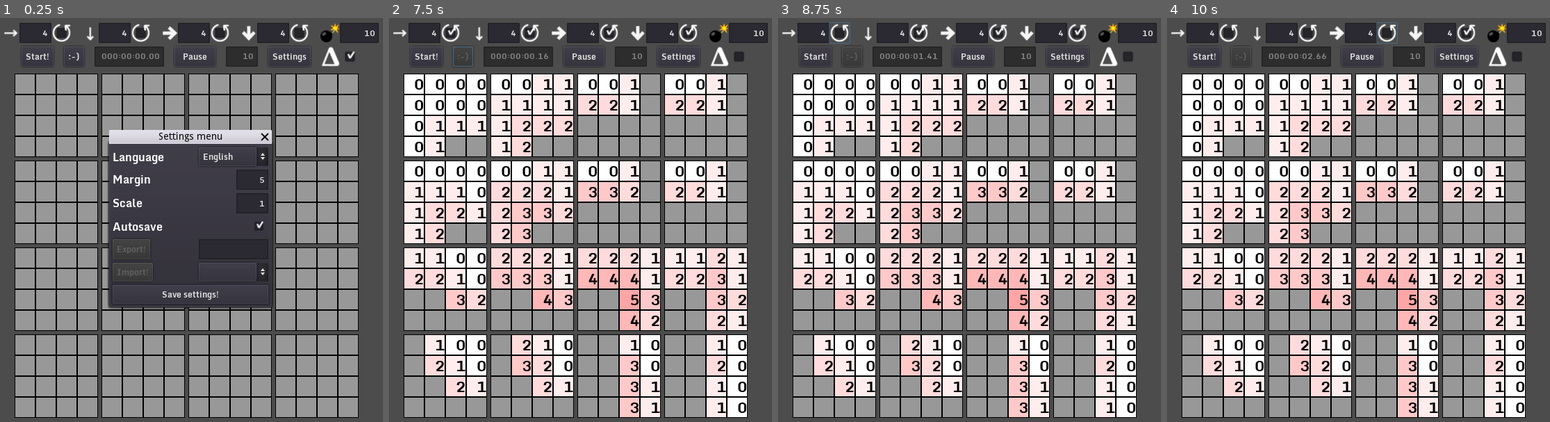
Above: before the commit, frames 1-4 (left to right).
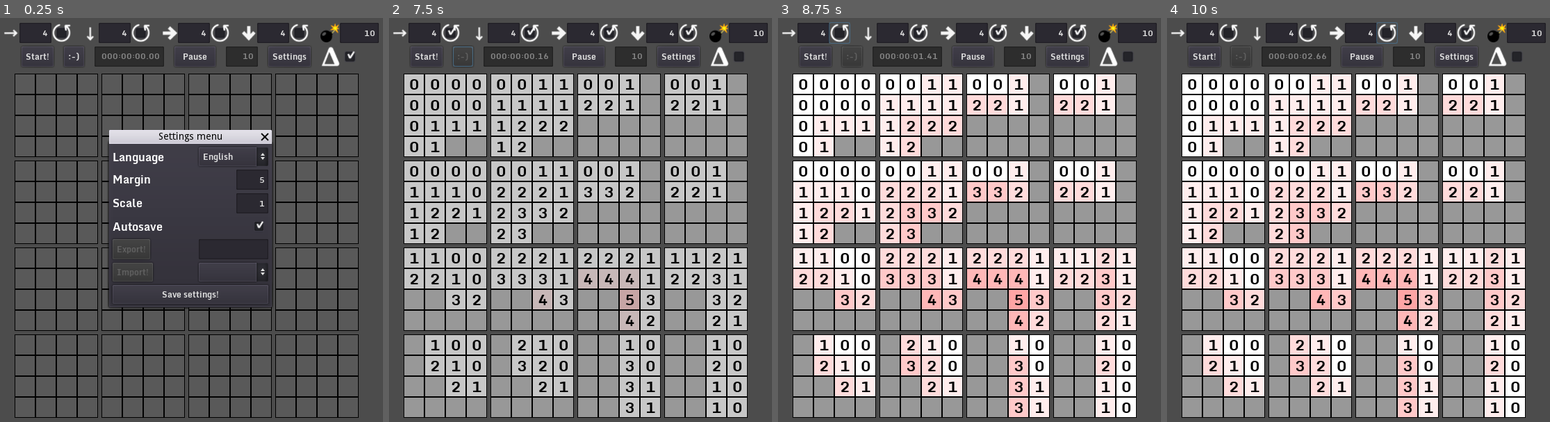
Above: after the commit, the same moments.

Repository: Alzager/4D-Minesweeper-Archived
Game: Godot game, scene res://Main.tscn
Two runs of this game, one before a commit and one after it. Both use one fixed random seed, a clock stepped at 60 frames per second and the inputs below.
Inputs (mouse positions are in pixels of both pictures, inside the frame that each line leads up to):
- Up to frame 1 (0.25 s): no input
- Up to frame 2 (7.5 s): click (622, 248) at 0.52 s; type "12" at 0.6 s; click "Pause" at 1.25 s; click (737, 54) at 2 s; click "Start!" at 2.75 s; click "Start!" at 3.5 s; click (450, 34) at 4.25 s; click (530, 34) at 5 s; click (607, 34) at 5.75 s; click (687, 34) at 6.5 s; click ":-)" at 7.25 s
- Up to frame 3 (8.75 s): click (839, 34) at 8 s
- Up to frame 4 (10 s): click (1308, 34) at 8.75 s; click (1385, 34) at 9.5 s

The runs differ from the first frame. In frame 1, 47% of the frame differs, in the area x 3-94%, y 13-99%; in frame 2, 38%; in frame 3, 8.4%; in frame 4, 8.4%.
Error after the commit: Invalid call. Nonexistent function 'redraw' in base 'Area2D (Block.gd)'. (res://Menu.gd:251)

Commit message:
changed Block animation

Diff:
--- a/source/Block.gd
+++ b/source/Block.gd
@@ -8,6 +8,7 @@
 var _lowlighted = false
 var _delta_number = number
 var _changed = false
+var _color_step_size = 20
 var coordinates = [-1, -1, -1, -1]
 var mine = false
 var state = "covered" # in {"covered", "uncovered", "flagged"}
@@ -24,7 +25,96 @@
 
 func _process(delta):
 	if _changed:
-		redraw()
+		_changed = false
+		var _temp_changed = false
+		var _target_background = Color(0.1, 0.1, 0.1)
+		if _highlighted && $Border.modulate.g < 1:
+			$Border.modulate = Color(0, clamp($Border.modulate.g + _color_step_size * delta, 0, 1), clamp($Border.modulate.b + _color_step_size * delta, 0, 1))
+			_temp_changed = _temp_changed || $Border.modulate.g < 1
+		elif ! _highlighted && $Border.modulate.g > 0:
+			$Border.modulate = Color(0, clamp($Border.modulate.g - _color_step_size * delta, 0, 1), clamp($Border.modulate.b - _color_step_size * delta, 0, 1))
+			_temp_changed = _temp_changed || $Border.modulate.g > 0
+		if global.delta:
+			$Number.text = str(_delta_number)
+		else:
+			$Number.text = str(number)
+		if int($Number.text) < -9:
+			$Number.get_font("font").size = 15 * global.scale
+		else:
+			$Number.get_font("font").size = 21 * global.scale
+		$Number.rect_size = Vector2(0, 0)
+		$Number.rect_position = $Border.rect_size / 2 - $Number.rect_size / 2
+		if global.paused && ! global.finished:
+			$Number.visible = false
+			$Sprite.visible = false
+		else:
+			if state == "covered":
+				if global.finished:
+					if mine:
+						$Number.visible = false
+						$Sprite.visible = true
+						$Sprite.set_texture(_flag_texture)
+						$Sprite.set_texture(_mine_texture)
+						_target_background = Color(0.5, 0.5, 0.5)
+					else:
+						$Number.visible = true
+						$Sprite.visible = false
+						if int($Number.text) >= 0:
+							_target_background = Color(0.5, 0.5 - int($Number.text) * 0.07, 0.5 - int($Number.text) * 0.07)
+						else:
+							_target_background = Color(0.5, 0, 0)
+				else:
+					$Number.visible = false
+					$Sprite.visible = false
+					if _lowlighted:
+						_target_background = Color(0.2, 0.2, 0.2)
+					else:
+						_target_background = Color(0.6, 0.6, 0.6)
+			elif state == "uncovered":
+				if mine:
+					$Number.visible = false
+					$Sprite.visible = true
+					$Sprite.set_texture(_flag_texture)
+					$Sprite.set_texture(_mine_texture)
+					_target_background = Color(1, 0, 0)
+				else:
+					$Number.visible = true
+					$Sprite.visible = false
+					if int($Number.text) >= 0:
+						_target_background = Color(1, 1 - int($Number.text) * 0.07, 1 - int($Number.text) * 0.07)
+					else:
+						_target_background = Color(1, 0, 0)
+			elif state == "flagged":
+				$Number.visible = false
+				$Sprite.visible = true
+				$Sprite.set_texture(_mine_texture)
+				$Sprite.set_texture(_flag_texture)
+				if global.finished:
+					if mine:
+						_target_background = Color(0, 1, 0)
+					else:
+						_target_background = Color(1, 0, 0)
+				else:
+					_target_background = Color(1, 1, 1)
+		if $Background.modulate.r > _target_background.r:
+			$Background.modulate.r = clamp($Background.modulate.r - delta, _target_background.r, 1)
+			_temp_changed = _temp_changed || ! $Background.modulate.r == _target_background.r
+		elif $Background.modulate.r < _target_background.r:
+			$Background.modulate.r = clamp($Background.modulate.r + delta, 0, _target_background.r)
+			_temp_changed = _temp_changed || ! $Background.modulate.r == _target_background.r
+		if $Background.modulate.g > _target_background.g:
+			$Background.modulate.g = clamp($Background.modulate.g - delta, _target_background.g, 1)
+			_temp_changed = _temp_changed || ! $Background.modulate.g == _target_background.g
+		elif $Background.modulate.g < _target_background.g:
+			$Background.modulate.g = clamp($Background.modulate.g + delta, 0, _target_background.g)
+			_temp_changed = _temp_changed || ! $Background.modulate.g == _target_background.g
+		if $Background.modulate.b > _target_background.b:
+			$Background.modulate.b = clamp($Background.modulate.b - delta, _target_background.b, 1)
+			_temp_changed = _temp_changed || ! $Background.modulate.b == _target_background.b
+		elif $Background.modulate.b < _target_background.b:
+			$Background.modulate.b = clamp($Background.modulate.b + delta, 0, _target_background.b)
+			_temp_changed = _temp_changed || ! $Background.modulate.b == _target_background.b
+		_changed = _changed || _temp_changed
 
 func resize():
 	var block_size = int(30 * global.scale)
@@ -53,78 +143,6 @@
 	_delta_number = number
 	_changed = true
 
-func redraw():
-	_changed = false
-	if _highlighted:
-		_style_border.set_bg_color(Color(0, 1, 1))
-	else:
-		_style_border.set_bg_color(Color(0, 0, 0))
-	if global.delta:
-		$Number.text = str(_delta_number)
-	else:
-		$Number.text = str(number)
-	if int($Number.text) < -9:
-		$Number.get_font("font").size = 15 * global.scale
-	else:
-		$Number.get_font("font").size = 21 * global.scale
-	$Number.rect_size = Vector2(0, 0)
-	$Number.rect_position = $Border.rect_size / 2 - $Number.rect_size / 2
-	if global.paused && ! global.finished:
-		$Number.visible = false
-		$Sprite.visible = false
-		_style_background.set_bg_color(Color(0.1, 0.1, 0.1))
-	else:
-		if state == "covered":
-			if global.finished:
-				if mine:
-					$Number.visible = false
-					$Sprite.visible = true
-					$Sprite.set_texture(_flag_texture)
-					$Sprite.set_texture(_mine_texture)
-					_style_background.set_bg_color(Color(0.5, 0.5, 0.5))
-				else:
-					$Number.visible = true
-					$Sprite.visible = false
-					if int($Number.text) >= 0:
-						_style_background.set_bg_color(Color(0.5, 0.5 - int($Number.text) * 0.07, 0.5 - int($Number.text) * 0.07))
-					else:
-						_style_background.set_bg_color(Color(0.5, 0, 0))
-			else:
-				$Number.visible = false
-				$Sprite.visible = false
-				if _lowlighted:
-					_style_background.set_bg_color(Color(0.2, 0.2, 0.2))
-				else:
-					_style_background.set_bg_color(Color(0.6, 0.6, 0.6))
-		elif state == "uncovered":
-			if mine:
-				$Number.visible = false
-				$Sprite.visible = true
-				$Sprite.set_texture(_flag_texture)
-				$Sprite.set_texture(_mine_texture)
-				_style_background.set_bg_color(Color(1, 0, 0))
-			else:
-				$Number.visible = true
-				$Sprite.visible = false
-				if int($Number.text) >= 0:
-					_style_background.set_bg_color(Color(1, 1 - int($Number.text) * 0.07, 1 - int($Number.text) * 0.07))
-				else:
-					_style_background.set_bg_color(Color(1, 0, 0))
-		elif state == "flagged":
-			$Number.visible = false
-			$Sprite.visible = true
-			$Sprite.set_texture(_mine_texture)
-			$Sprite.set_texture(_flag_texture)
-			if global.finished:
-				if mine:
-					_style_background.set_bg_color(Color(0, 1, 0))
-				else:
-					_style_background.set_bg_color(Color(1, 0, 0))
-			else:
-				_style_background.set_bg_color(Color(1, 1, 1))
-	$Border.set('custom_styles/panel', _style_border)
-	$Background.set('custom_styles/panel', _style_background)
-
 func get_neighbors():
 	neighbors = []
 	var temp_list = []
--- a/source/Block.tscn
+++ b/source/Block.tscn
@@ -1,6 +1,62 @@
-[gd_scene load_steps=5 format=2]
+[gd_scene load_steps=7 format=2]
 
 [ext_resource path="res://Block.gd" type="Script" id=1]
+
+[sub_resource type="StyleBoxFlat" id=4]
+
+content_margin_left = -1.0
+content_margin_right = -1.0
+content_margin_top = -1.0
+content_margin_bottom = -1.0
+bg_color = Color( 1, 1, 1, 1 )
+draw_center = true
+border_width_left = 0
+border_width_top = 0
+border_width_right = 0
+border_width_bottom = 0
+border_color = Color( 0.8, 0.8, 0.8, 1 )
+border_blend = false
+corner_radius_top_left = 0
+corner_radius_top_right = 0
+corner_radius_bottom_right = 0
+corner_radius_bottom_left = 0
+corner_detail = 8
+expand_margin_left = 0.0
+expand_margin_right = 0.0
+expand_margin_top = 0.0
+expand_margin_bottom = 0.0
+shadow_color = Color( 0, 0, 0, 0.6 )
+shadow_size = 0
+anti_aliasing = true
+anti_aliasing_size = 1
+
+[sub_resource type="StyleBoxFlat" id=5]
+
+content_margin_left = -1.0
+content_margin_right = -1.0
+content_margin_top = -1.0
+content_margin_bottom = -1.0
+bg_color = Color( 1, 1, 1, 1 )
+draw_center = true
+border_width_left = 0
+border_width_top = 0
+border_width_right = 0
+border_width_bottom = 0
+border_color = Color( 0.8, 0.8, 0.8, 1 )
+border_blend = false
+corner_radius_top_left = 0
+corner_radius_top_right = 0
+corner_radius_bottom_right = 0
+corner_radius_bottom_left = 0
+corner_detail = 8
+expand_margin_left = 0.0
+expand_margin_right = 0.0
+expand_margin_top = 0.0
+expand_margin_bottom = 0.0
+shadow_color = Color( 0, 0, 0, 0.6 )
+shadow_size = 0
+anti_aliasing = true
+anti_aliasing_size = 1
 
 [sub_resource type="DynamicFontData" id=1]
 
@@ -21,7 +77,7 @@
 custom_solver_bias = 0.0
 extents = Vector2( 10, 10 )
 
-[node name="Block" type="Area2D"]
+[node name="Block" type="Area2D" index="0"]
 
 input_pickable = true
 gravity_vec = Vector2( 0, 1 )
@@ -31,10 +87,11 @@
 audio_bus_override = false
 audio_bus_name = "Master"
 script = ExtResource( 1 )
-_sections_unfolded = [ "Collision" ]
+_sections_unfolded = [ "Collision", "Material" ]
 
 [node name="Border" type="Panel" parent="." index="0"]
 
+modulate = Color( 0, 0, 0, 1 )
 anchor_left = 0.0
 anchor_top = 0.0
 anchor_right = 0.0
@@ -47,10 +104,12 @@
 mouse_default_cursor_shape = 0
 size_flags_horizontal = 1
 size_flags_vertical = 1
-_sections_unfolded = [ "Focus", "Grow Direction", "Hint", "Margin", "Material", "Rect", "Visibility" ]
+custom_styles/panel = SubResource( 4 )
+_sections_unfolded = [ "Focus", "Grow Direction", "Hint", "Margin", "Material", "Rect", "Theme", "Visibility", "custom_styles" ]
 
 [node name="Background" type="Panel" parent="." index="1"]
 
+modulate = Color( 0.1, 0.1, 0.1, 1 )
 anchor_left = 0.0
 anchor_top = 0.0
 anchor_right = 0.0
@@ -65,7 +124,8 @@
 mouse_default_cursor_shape = 0
 size_flags_horizontal = 1
 size_flags_vertical = 1
-_sections_unfolded = [ "Rect" ]
+custom_styles/panel = SubResource( 5 )
+_sections_unfolded = [ "Material", "Rect", "Visibility", "custom_styles" ]
 
 [node name="Number" type="Label" parent="." index="2"]
 
--- a/source/Main.tscn
+++ b/source/Main.tscn
@@ -9,7 +9,7 @@
 [ext_resource path="res://super_down.svg" type="Texture" id=7]
 [ext_resource path="res://super_right.svg" type="Texture" id=8]
 
-[node name="Main" type="Control" index="0"]
+[node name="Main" type="Control"]
 
 anchor_left = 0.0
 anchor_top = 0.0
--- a/source/Menu.gd
+++ b/source/Menu.gd
@@ -290,7 +290,7 @@
 		for b in range(global.blocks[0].size()):
 			for c in range(global.blocks[0][0].size()):
 				for d in range(global.blocks[0][0][0].size()):
-					global.blocks[a][b][c][d].redraw()
+					global.blocks[a][b][c][d]._changed = true
 	if global.paused:
 		$Line2/Pause.text = TranslationServer.translate("RESUME")
 		$Line2/Pause.hint_tooltip = TranslationServer.translate("RESUME_TOOLTIP")
--- a/source/global.gd
+++ b/source/global.gd
@@ -416,7 +416,7 @@
 		for b in range(global.blocks[0].size()):
 			for c in range(global.blocks[0][0].size()):
 				for d in range(global.blocks[0][0][0].size()):
-					blocks[a][b][c][d].redraw()
+					blocks[a][b][c][d]._changed = true
 
 func lose():
 	end()
